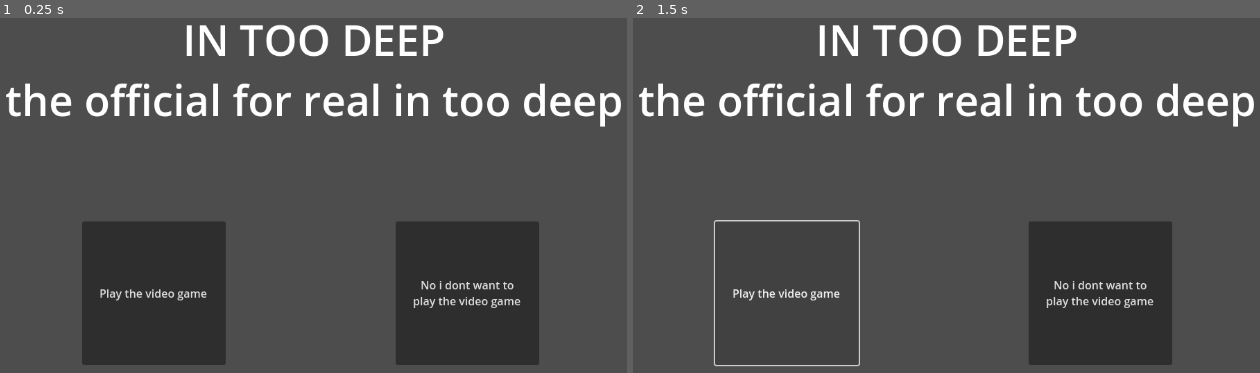
Above: before the commit, frames 1-2 (left to right).
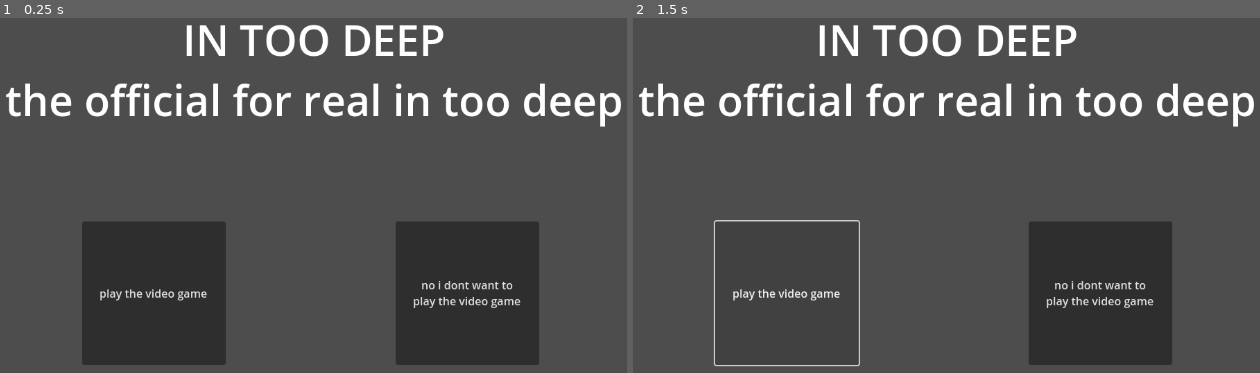
Above: after the commit, the same moments.

Repository: DeclanHarty/InTooDeep
Game: Godot game, scene res://main_menu.tscn
Same seed, same stepped clock (60 frames per second), same inputs: the game is played once before the commit and once after it. Before the commit the project has no main scene; this scene is started directly in both runs.
Inputs:
- Up to frame 1 (0.25 s): no input
- Up to frame 2 (1.5 s): click "Play the video game" (after the commit: "play the video game") at 0.5 s; click "Play the video game" (after the commit: "play the video game") at 1.25 s

The runs differ from the first frame. In frame 1, 0.3% of the frame differs, in the area x 15-82%, y 74-80%; in frame 2, 0.3%.

Commit message:
Oxygen tank node

Diff:
--- a/main_menu.tscn
+++ b/main_menu.tscn
@@ -44,14 +44,14 @@
 offset_top = 40.0
 offset_right = 448.0
 offset_bottom = 247.0
-text = "Play the video game"
+text = "play the video game"
 
 [node name="Exit" type="Button" parent="Bottom"]
 offset_left = 693.0
 offset_top = 40.0
 offset_right = 900.0
 offset_bottom = 247.0
-text = "No i dont want to
+text = "no i dont want to
 play the video game"
 
 [connection signal="pressed" from="Bottom/Play" to="." method="_on_play_pressed"]
--- /dev/null
+++ b/oxygen_manager.gd
@@ -0,0 +1,27 @@
+class_name OxygenManager
+extends Node
+
+signal oxygen_changed(oxygen: int)
+
+@export var oxygen_max: int
+@export var oxygen_depletion_per_seconds: float
+var _oxygen_tank: float
+var _is_depleting = false
+
+# separate public methods to deplete and stop depleting
+func start_depleting():
+	_is_depleting = true
+
+func stop_depleting():
+	_is_depleting = false
+
+func get_oxygen() -> float:
+	return _oxygen_tank
+
+func _ready():
+	_oxygen_tank = oxygen_max
+
+func _process(delta: float):
+	if (_is_depleting):
+		_oxygen_tank -= oxygen_depletion_per_seconds * delta
+		oxygen_changed.emit(_oxygen_tank)
--- /dev/null
+++ b/oxygen_manager.tscn
@@ -0,0 +1,31 @@
+[gd_scene load_steps=3 format=3 uid="uid://dwmelutiyxgl6"]
+
+[ext_resource type="Script" path="res://oxygen_manager.gd" id="1_0udyh"]
+
+[sub_resource type="GDScript" id="GDScript_5v8lb"]
+script/source = "extends ProgressBar
+
+@onready var manager: OxygenManager = $\"..\"
+
+func _ready():
+	max_value = manager.oxygen_max
+	manager.start_depleting()
+
+func _on_oxygen_manager_oxygen_changed(oxygen: int):
+	value = oxygen
+"
+
+[node name="OxygenManager" type="Node"]
+script = ExtResource("1_0udyh")
+oxygen_max = 500
+oxygen_depletion_per_seconds = 50.0
+
+[node name="ProgressBar" type="ProgressBar" parent="."]
+offset_left = 458.0
+offset_top = 113.0
+offset_right = 634.0
+offset_bottom = 140.0
+max_value = 500.0
+script = SubResource("GDScript_5v8lb")
+
+[connection signal="oxygen_changed" from="." to="ProgressBar" method="_on_oxygen_manager_oxygen_changed"]
--- a/project.godot
+++ b/project.godot
@@ -11,6 +11,7 @@
 [application]
 
 config/name="InTooDeep"
+run/main_scene="res://main_menu.tscn"
 config/features=PackedStringArray("4.3", "Forward Plus")
 config/icon="res://icon.svg"
 
